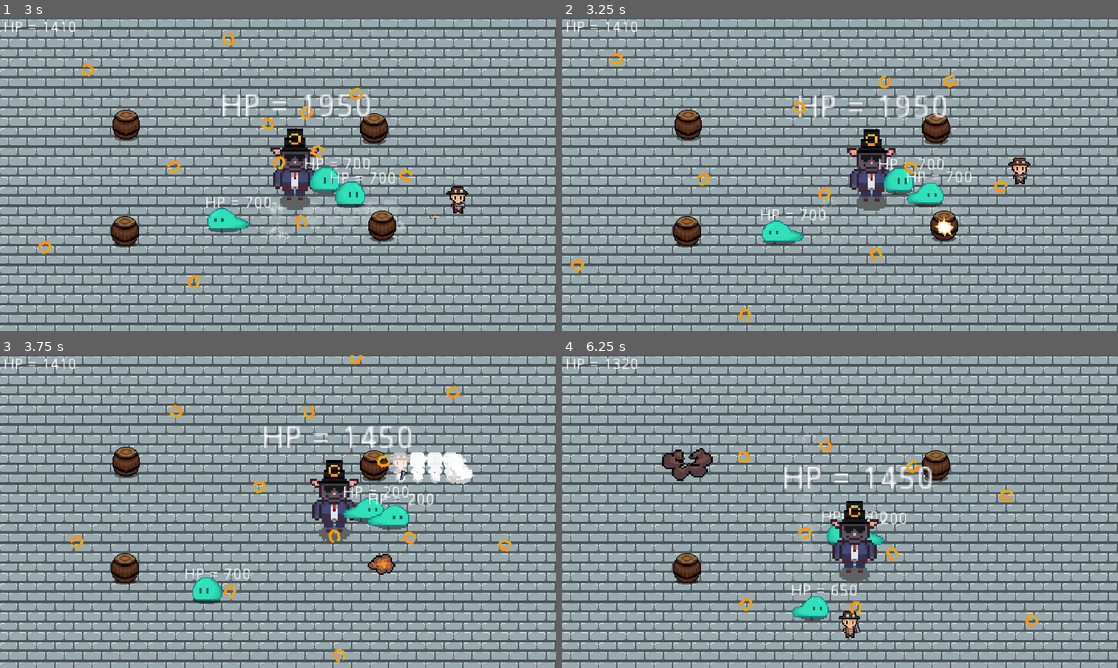
Above: before the commit, frames 1-4 (two rows, left to right).
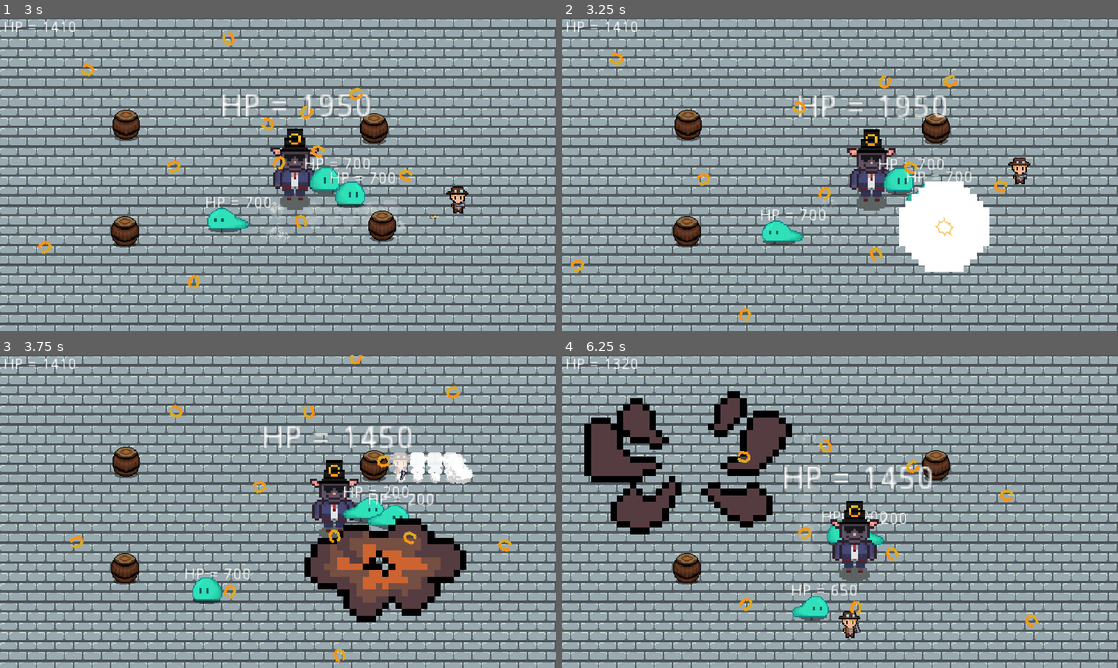
Above: after the commit, the same moments.

Repository: WAIWAI-PARTY/Life-after-people
Game: Godot game, scene res://World.tscn
The game is run twice, just before and just after one commit, with the same random seed, the same clock (stepped at 60 frames per second) and the same inputs.
Inputs (mouse positions are in pixels of both pictures, inside the frame that each line leads up to):
- Up to frame 1 (3 s): move the mouse to (400, 158) at 0.52 s; hold D (ui_right) 0.53-1.28 s; tap Shift (dash) at 0.6, 2.1 s; move the mouse to (166, 190) at 1.27 s; hold S (ui_down) 1.28-2.03 s; click (166, 190) at 1.35 s; move the mouse to (333, 105) at 2.02 s; hold D (ui_right) 2.03-2.78 s; move the mouse to (250, 237) at 2.77 s; hold W (ui_up) from 2.78 s (still down); click (250, 237) at 2.85 s
- Up to frame 2 (3.25 s): keep holding W (ui_up)
- Up to frame 3 (3.75 s): move the mouse to (444, 558) at 3.52 s; release W (ui_up) at 3.53 s; hold A (ui_left) from 3.53 s (still down); tap Shift (dash) at 3.6 s
- Up to frame 4 (6.25 s): move the mouse to (673, 464) at 4.27 s; click (673, 464) at 4.35 s; move the mouse to (867, 511) at 5.02 s; release A (ui_left) at 5.03 s; hold S (ui_down) 5.03-5.78 s; tap Shift (dash) at 5.1 s; move the mouse to (756, 433) at 5.77 s; hold D (ui_right) from 5.78 s (still down); click (756, 433) at 5.85 s

Frame 1 is identical in both runs. In frame 2, 3.7% of the frame differs, in the area x 60-77%, y 52-82%; in frame 3, 6.2%; in frame 4, 7.8%, in the area x 4-42%, y 11-58%.

Commit message:
explosion

Diff:
--- a/World/Barrel.gd
+++ b/World/Barrel.gd
@@ -1,6 +1,10 @@
 extends KinematicBody2D
+
 onready var anim = $AnimationPlayer
+onready var sprite = $Sprite
+
 func _on_hurtbox_area_entered(_area):
+	sprite.scale = Vector2(4,4)
 	anim.play("anim")
 func explosion_finished():
 	queue_free()
--- a/World/Barrel.tscn
+++ b/World/Barrel.tscn
@@ -62,7 +62,6 @@
 
 [sub_resource type="Animation" id=5]
 resource_name = "anim"
-step = 0.01
 tracks/0/type = "value"
 tracks/0/path = NodePath("Sprite:frame")
 tracks/0/interp = 1
@@ -70,10 +69,10 @@
 tracks/0/imported = false
 tracks/0/enabled = true
 tracks/0/keys = {
-"times": PoolRealArray( 0, 0.1, 0.2, 0.3, 0.4, 0.5, 0.6, 0.7, 0.8, 0.9, 1 ),
-"transitions": PoolRealArray( 1, 1, 1, 1, 1, 1, 1, 1, 1, 1, 1 ),
+"times": PoolRealArray( 0, 0.1, 0.2, 0.3, 0.4, 0.5, 0.6, 0.7, 0.8, 0.9 ),
+"transitions": PoolRealArray( 1, 1, 1, 1, 1, 1, 1, 1, 1, 1 ),
 "update": 1,
-"values": [ 0, 1, 2, 3, 4, 5, 6, 7, 8, 9, 10 ]
+"values": [ 1, 2, 3, 4, 5, 6, 7, 8, 9, 10 ]
 }
 tracks/1/type = "value"
 tracks/1/path = NodePath("hitbox/CollisionShape2D:disabled")
@@ -82,7 +81,7 @@
 tracks/1/imported = false
 tracks/1/enabled = true
 tracks/1/keys = {
-"times": PoolRealArray( 0.1, 0.14 ),
+"times": PoolRealArray( 0.2, 0.3 ),
 "transitions": PoolRealArray( 1, 1 ),
 "update": 1,
 "values": [ false, true ]
